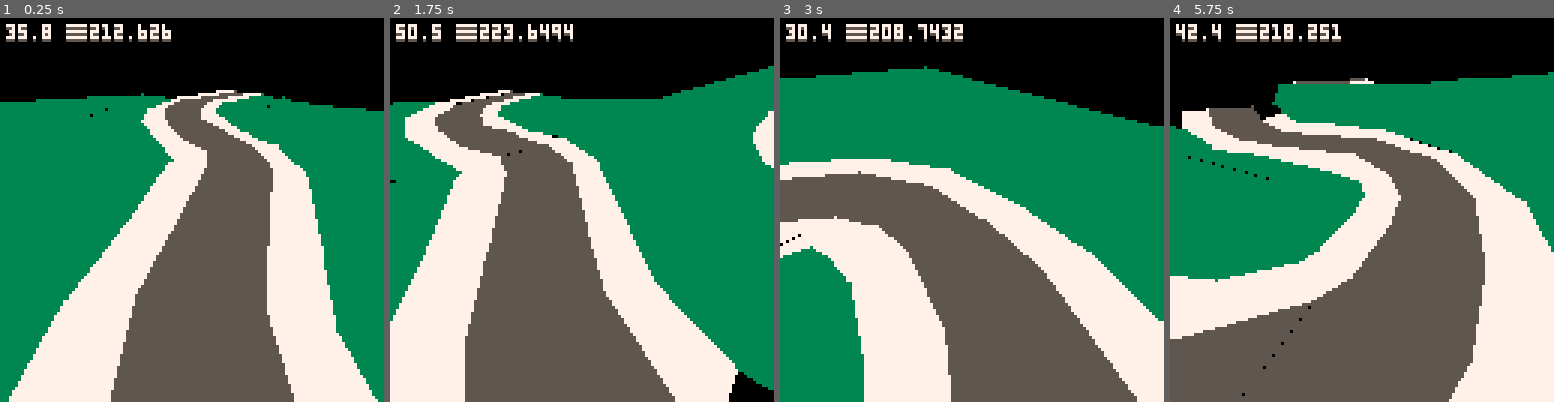
Above: before the commit, frames 1-4 (left to right).
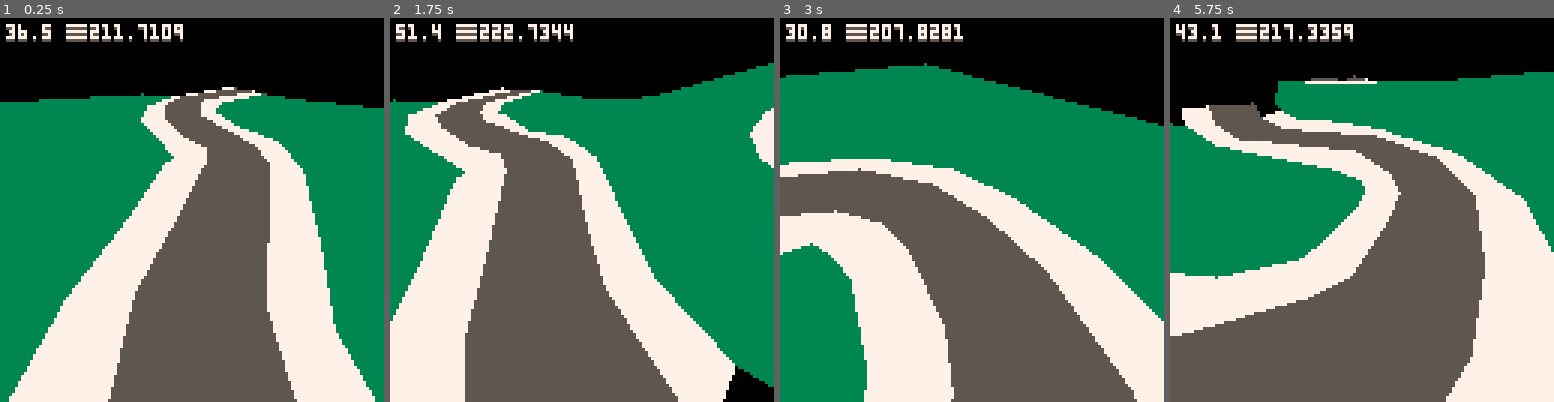
Above: after the commit, the same moments.

Repository: freds72/virtua-on
Game: PICO-8 cartridge carts/frustum.p8
Same seed, same stepped clock (60 frames per second), same inputs: the game is played once before the commit and once after it.
Inputs:
- Up to frame 1 (0.25 s): no input
- Up to frame 2 (1.75 s): hold Right from 1.6 s (still down)
- Up to frame 3 (3 s): release Right at 2.1 s; hold Up 2.15-2.42 s; hold Right from 2.47 s (still down)
- Up to frame 4 (5.75 s): release Right at 3.03 s; hold Left 3.08-3.58 s; hold Down 3.63-3.97 s; hold Right 4.02-4.68 s; hold Up 4.73-5.03 s; hold Left 5.08-5.68 s; hold Down from 5.73 s (still down)

The runs differ from the first frame. In frame 1, 2.2% of the frame differs, in the area x 3-100%, y 1-100%; in frame 2, 2.6%; in frame 3, 3.1%; in frame 4, 3.6%, in the area x 0-99%, y 1-100%.

Commit message:
using bmesh for export fixed polygon gaps simplified polygon clipping (near plane only)

Diff:
--- a/carts/frustum.p8
+++ b/carts/frustum.p8
@@ -184,7 +184,7 @@
 	 project=function(self,v)
 	  -- view to screen
    local w=focal/v[3]
-   return x0+v[1]*w,y0-v[2]*w,w
+   return x0+ceil(v[1]*w),y0-ceil(v[2]*w),w
 	 end,
 	 visible_tiles=function(self)
   	local x,y=self.pos[1]/16,self.pos[3]/16
@@ -264,7 +264,7 @@
 	}
 end
 
-local cam=make_cam(64,64,64)
+local cam=make_cam(63.5,63.5,63.5)
 local plyr=make_plyr({64,0,96})
 local bbox=make_bbox(1)
 local plane=make_plane(16)
@@ -298,8 +298,6 @@
 
 local sessionid=0
 local k_far=1
-local k_right=2
-local k_left=4
 local k_near=8
 
 function _draw()
@@ -316,17 +314,7 @@
    m_x_v(cam.m,a)
 
 			-- outcode
-		 -- 0: vizible
-		 local outcode=0
-		 local ax,ay,az=a[1],a[2],a[3]
-
-		 if az>0.25 then outcode=k_far
-		 else outcode=k_near
-		 end
-		 if ax>az then outcode=bor(outcode,k_right)
-		 elseif -ax>az then outcode=bor(outcode,k_left)
-		 end
-		 a.outcode=outcode
+		 a.outcode=a[3]>0.25 and k_far or k_near
    p[k]=a
   end
   return a
@@ -394,9 +382,10 @@
      	outcode=bor(outcode,a.outcode)
     	 verts[#verts+1]=a
     	end
-					if outcode==6 or band(outcode,1)==1 then
-	    	-- mix of near+far vertices
- 	   	if(band(outcode,0x9)==9) verts=z_poly_clip(0.25,verts)
+    	-- mix of far verts?
+					if band(outcode,1)==1 then
+	    	-- mix of near+far vertices?
+ 	   	if(band(outcode,0x9)==9) verts=z_poly_clip(0.25,verts) c=8
  					if(#verts>2) add(out,{key=64/z,c=face.flags,v=verts})
   			end
   	 end
@@ -740,25 +729,26 @@
 30084c187518653008db080c186530089b08db18553008db1865185530086b089b185530082b086b18d530086b185518d530082a082b18d53008b9082a18d530
 087908b918c53008b918d518c5300839087918c53008f8083918b530083918c518b53008b808f818b530087808b818a53008b818b518a5300838087818a530f7
 0838189530083818a5189530b7f718953077b7182630b718951826303777182630f637181630371826181630b6f618163076b6180630b6181618063075b518e5
+
 __map__
 035b5f815f035b815f815e035f63815f036367816003638160815f038138813e81390380bc813881390380d7815281580381578158816d0381568157816e038157816d816e038152816d81580381528153816c038152816c816d0381538154816c038150816b8154038154816b816c0381508151816b03814b816a8151038151
 816a816b03814b814c816a03814c814d816903814c8169816a03814a8168814e03814d814e816903814e8168816903814f8163816703814a814f816803814f81678168038163816481670381648165816603816481668167038155816f815d0381558156816e038155816e816f03815c815d816f03815b815c817003815c816f
 817003815a815b8170038159815a817103815a817081710381618162817203815981718162038162817181720381608161817203815f816081730381608172817303815e815f817303815e8166816503815e81738166031f5357031f2353032b474b03274b4f03272b4b0381368142813f038135814281360381498148813703
 813c813d81490381438148814723813b8138813d813c2737383c3b7d070481cb81cd81ce81d0090481ca81cc81cd81c8150481e181e281cf81d0190681c881cc816f8170817181731b0781c881c981ca81728173817481761c0681c681c981758176817781791d0481c981ca81c681c7270781688169816a816b81ce81cf81d0
-280481cb816d81ce816b290e010281cb81cc816d816e816f8170817180d281cd80d4816c80bc2a0f010281718172817380b4817480b580b780b880b680ba80bb80bc80b92b0b80ae80af80b180b280b380b481758174817680b580b62c0780ae80cf80b18175817781788179310481e281de81df81e0340681e181e2816681b0
-81b281e03605816981e1816681cf8167370b80e180e381e381e481668167816881690d0e1038068168816a0d0e80d580d739110405060708090a816b816c816d816e816a0b80d280d480d580d73a1a81010203810205068104810b810c810d810e810f811080b980ba80bb80d280d380f980fa80fb80fc80fd80fe80ff81003b
-15810181028103810481058106810780ac80ad810d80af80d080d180b080b380b2810c80b680b980ff81003c0880ab80ac80ae80cf80d080af8178817a3d0781c581c681c781788179817a817c430681b181b281b381b581de81e0440981b081b181b281b33637393a3c450781e3816681b033343637460581e33381e4816530
+280481cb816b816d81ce290e010281cb816c816d816e816f8170817180d281cd80d481cc80bc2a0f010281718172817380b4817480b580b780b880b680ba80bb80bc80b92b0b80ae80af80b180b280b380b481748176817580b580b62c0780ae80cf80b18175817781788179310481e281de81df81e0340681e181e2816681b0
+81b281e0360581e181cf816981668167370b80e180e381e481e381668167816881690d0e1038068168816a0d0e80d580d739110405060708090a816b816c816d816e816a0b80d280d480d580d73a1a81010203810205068104810b810c810d810e810f811080b980ba80bb80d280d380f980fa80fb80fc80fd80fe80ff81003b
+15810181028103810481058106810780ac80ad810d80af80d080d180b080b380b2810c80b680b980ff81003c0880ab80ac80ae80cf80d080af8178817a3d0781c581c681c781788179817a817c430681b181b281b381b581de81e0440981b081b181b281b33637393a3c450781e3816681b03334363746053381e3816581e430
 470a80e180e381e48165101112131415481080e180e280e480e580e60e0f11121480d580d615181780e0490b80e608090b0c81128113811480d580d680f84a0a0609810f8110811181128114811880f980fb4b0e81068107810880a980aa810980cc80cd810a80ad80ac8111810d81104c0780a880a980ab80ac817a817b817c
 4f0481c381c481c581c7520781ae81af81b481b581dd81de81df530a424381ae81b381b481b53c3d3f40541241434480ea80eb80ec80ed80ee80ef3738393a3b3c3d3e4055103b80ee80ef30313233343580f380f1383780f080f280f6560981e581e681e781652a2d2e3031570c81638164816581e681e781e51314161780de
 80df580d80e61c1e1718191a1b80f81d80de80df80e0590581191b81131e80f85a068109810a81118115811781185b0880a580a680a7810980cc80cd80ce81155c0680a880a980cd80ce817b817d5d0681c381c5817b817c817d817f600481da81dc81dd81df620681ab81ac81ad81af81da81dd63094243454681ad81ae81af
 80dc80dd64104344464780e880e780ea80e980eb80ed80ec80ef80f680f780db80dc65092f80f13280f380f480f580f280f780f66611812128292a2b2c2d2e2f8130313280f480f580f7815a8120671181618162816321242225278164282a81e52b81ee1980de8160680c816122212381ee20191c1d1e1f8160690981418113
-811481188119811a811b1e206a0a814180a480a781e980cb813481158116811781186b0d8181818280a380a280a480a580a680a780c980ca80cb817e81806c0580ce817d80a5817e817f6d07818281c281c481c3817e817f8180720781a881a981aa81ac81da81db81dc7309454881a881aa81ab81ac81ad4b80dd740b80e748
-494a4b4c4d815780db80dc80dd750580e9815a80f7815780e776052981212c811f8120770f812122232526282981ea8130815c815b811c811d811e811f780b81412381e881e9815c811a811b811c815e811e207c0480c981838181809f820681a581a681a781a981d881db830a81a581a781a881a94b4c4e4f515284094a4c4d
+811481188119811a811b1e206a0a814180a480a781e980cb813481158116811781186b0d818180a2818280a380a480a580a680a780c980ca80cb817e81806c05817d817e80a580ce817f6d07818281c381c281c4817e817f8180720781a881a981aa81ac81da81db81dc7309454881a881aa81ab81ac81ad4b80dd740b80e748
+494a4b4c4d815780db80dc80dd750580e9815a815780e780f776052981212c811f8120770f812122232526282981ea8130815c815b811c811d811e811f780b81412381e881e9815c811a811b811c815e811e207c0480c981838181809f820681a581a681a781a981d881db830a81a581a781a881a94b4c4e4f515284094a4c4d
 814e814f504f81508157850881ec814f8150813081578159815a815b8a0681e881e9813481358137815f8b0c80a180c980ca80cb8134813581368137809d809e809f80a08c07818381848185809c809d809f80a08d0681818182818381c2818581c08e0481c181c281c481c0900481d981db81dc81d8930981a481a581a65152
 545580d980da941181598149814a814b814c814d814e4f5081505253555680d880d98158950a814381448145814681478148814a81ec815881599609814281446581ea81ec81518153815b80bd970765686b8151815281538154980981ea81eb8152815381548156815c815d815e9a0e81e8813e81378136813d81388139813a
 813b813c815d815e815f81409b10809b813a8092809d809480958136809780988139809a813b813c813d8138809e9c0a8184818681878188809680978099809a809c809d9d0781c1818481858186818881bf81c0a20781a281a381a481a681d781d881d9a30481a280da5481a4a40480d980da5758a510628143814581468147
-81488149814a5c5880d880d95b595e5fa60d6162814381428144656480bd5e80bf80be5f60a70e636465666768696a6b6c6d6e80be80bfa80c812381246b81eb6d6e81ed7071815481558156a90981eb808c81ed812e808f812f815d813f8140aa0b80c780c8808b808c808e808f8092813c813e813f8140ab0e80c680c780c8
+81488149814a5c5880d880d95b595e5fa60d6162814381428144656480bd5e80bf80be5f60a70e636465666768696a6b6c6d6e80be80bfa80c812381246b81eb6d6e81ed7071815481558156a90981eb808c81ed812e812f808f815d813f8140aa0b80c780c8808b808c808e808f8092813c813e813f8140ab0e80c680c780c8
 8189818a818b80908091809280938094809580968097ac048189809380968187ad06818781888189818b81bd81bfb40581a180da81a381a257b50a81a15e57585a5b5d819e819f81a0b6096180bf819d819b819c5d5e819e60b70f80c180c26366696c6d6f7072738198819a819b80bfb8178122812381248125812681278129
 8131813381b681b780c080c180c581ed7071737476777a7db91780838085808680888089808b808c812781288129812a812b812c812d812e812f81318132813381b680c581ed8080ba0b80c68087808880c7808a808b818c808d818d808e81b8bb04818a818c80c68090bc07818a818b818c81b881bc81bd81bebe0481c181bd
 81be81bfc40681a181a381d581d7819f81a0c50781d481d581d6819c819d819e81a0c60781d181d481988199819a819b819dc70a7273757681978198819978819579c80e80c380c480c57c81948195767778797a7b81967dc90d8081808280c380c480c5808380868085818f81917e7f8080ca0a808180828084808580878088
-818d818e818f8190cb06818d818e819081b881b981bcd30481d981d581d681d7d70781d181d281d38195819681978199d80880c4819281d281948193819681ba7bd90581918192819380c47eda07818f81908191819381b981ba81bbe50481d181d381d481d6ec0481b981bb81bc81bef80481bb81d281d381ba000000000000
+818d818e818f8190cb06818d818e819081b881b981bcd30481d981d581d681d7d70781d181d281d38195819681978199d80880c481928193819481d2819681ba7bd90581918192819380c47eda07818f81908191819381b981ba81bbe50481d181d381d481d6ec0481b981bb81bc81bef80481ba81bb81d281d3
Not shown, changed: models/blender_export.py
